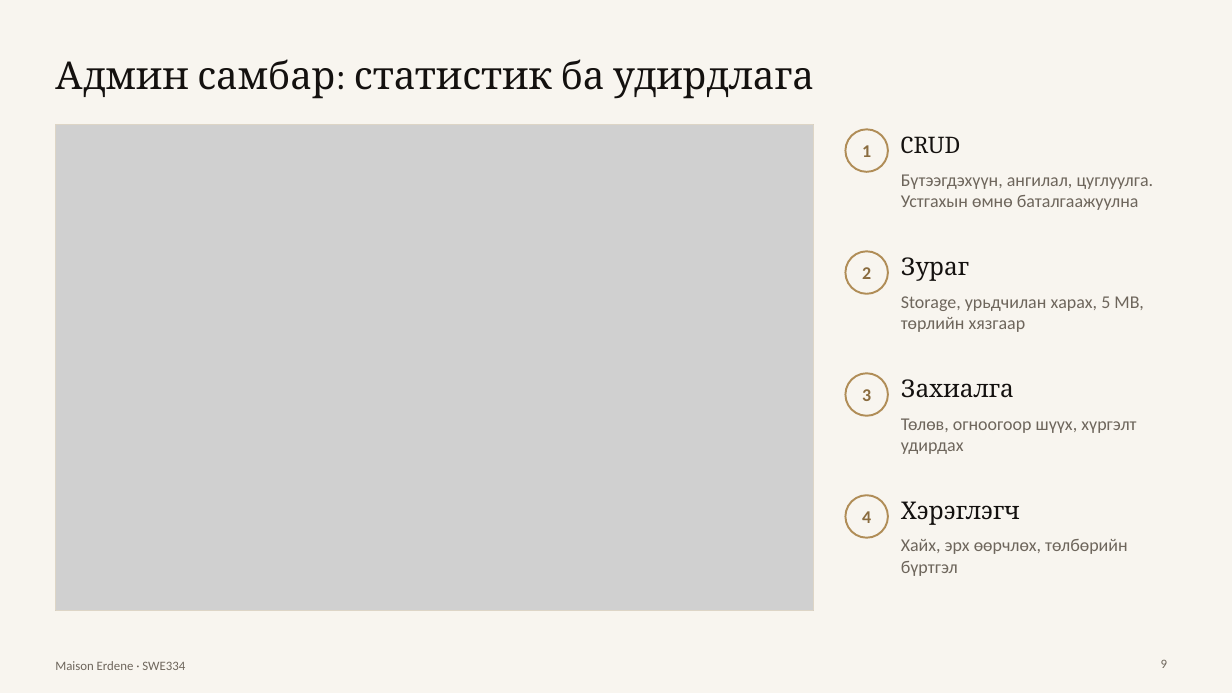
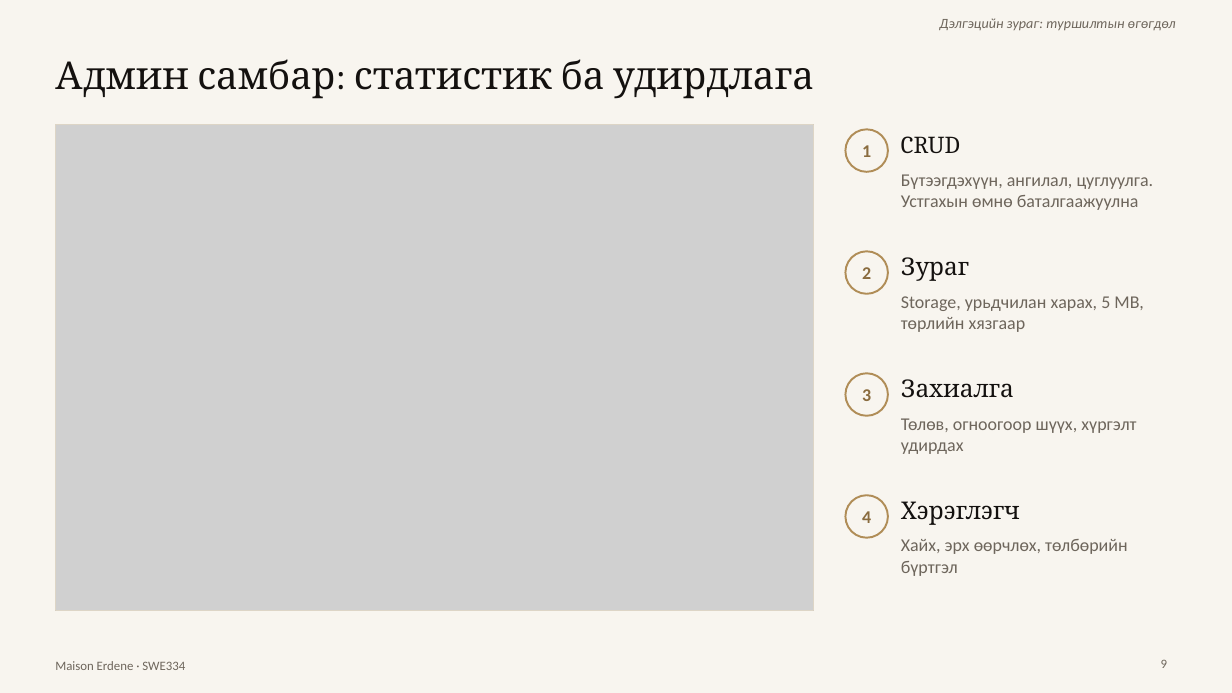
Before and after one commit to bilguunbbe1-cmyk/maison-erdene, a slide deck: slide 9 of docs/presentation/Maison_Erdene_Hamgaalalt1.pptx. Drawn at 1232x693 pixels with LibreOffice and Linux fonts; fonts in the diff are those of the drawing; grey boxes stand for pictures. Boxes give left, top, right and bottom in pixels: in the first picture for what was removed or moved away, otherwise in the second. Text is boxed around its words. In the diff, an @@ line names an element or a change of style, - is before the commit and + after.

```diff
--- a/docs/presentation/Maison_Erdene_Hamgaalalt1.pptx
+++ b/docs/presentation/Maison_Erdene_Hamgaalalt1.pptx
@@ text added at (939, 18, 1176, 30), 11 pt, text #6E665C, italic @@
+Дэлгэцийн зураг: туршилтын өгөгдөл
```
Also in this commit, not shown: 4 other slides changed, 1 other file.
